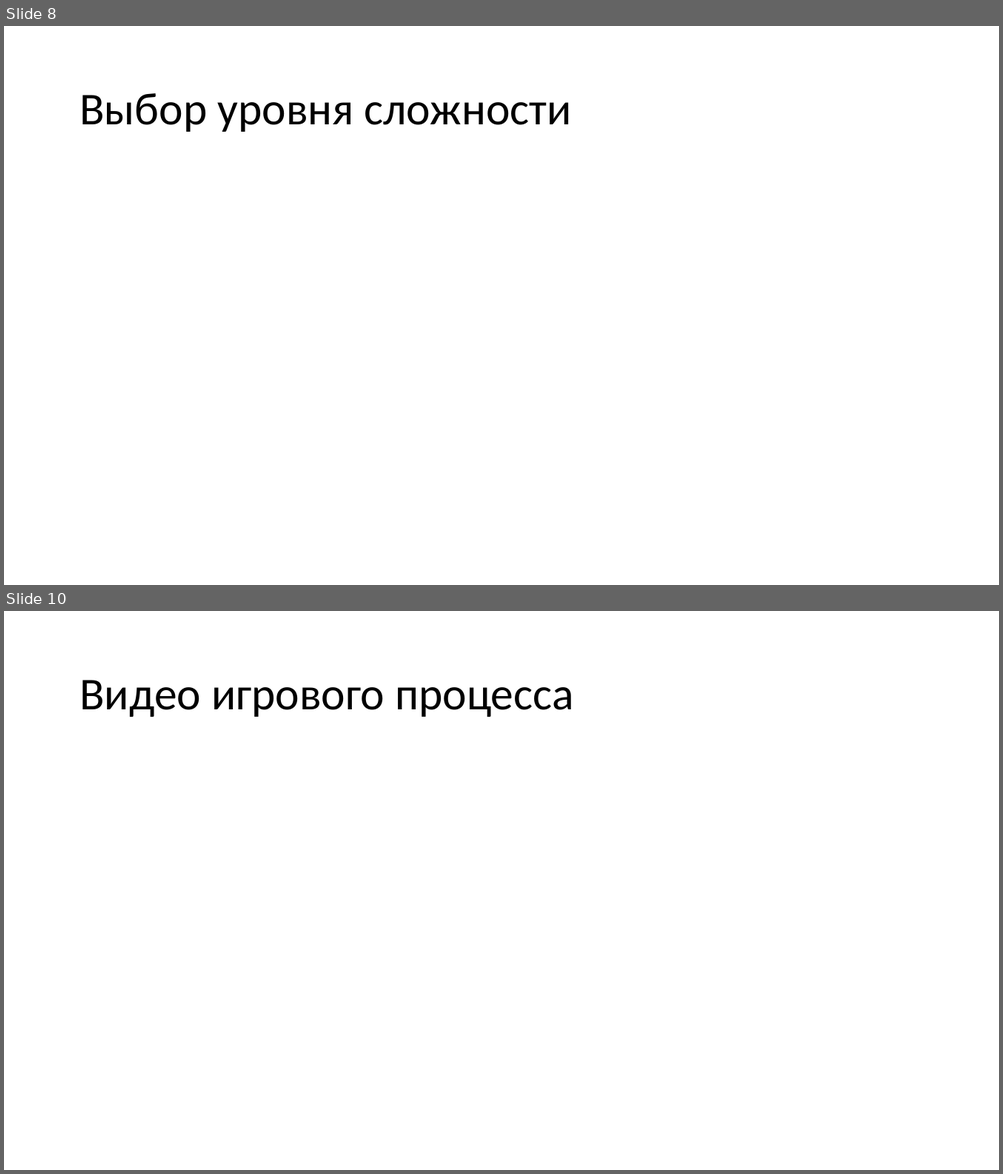
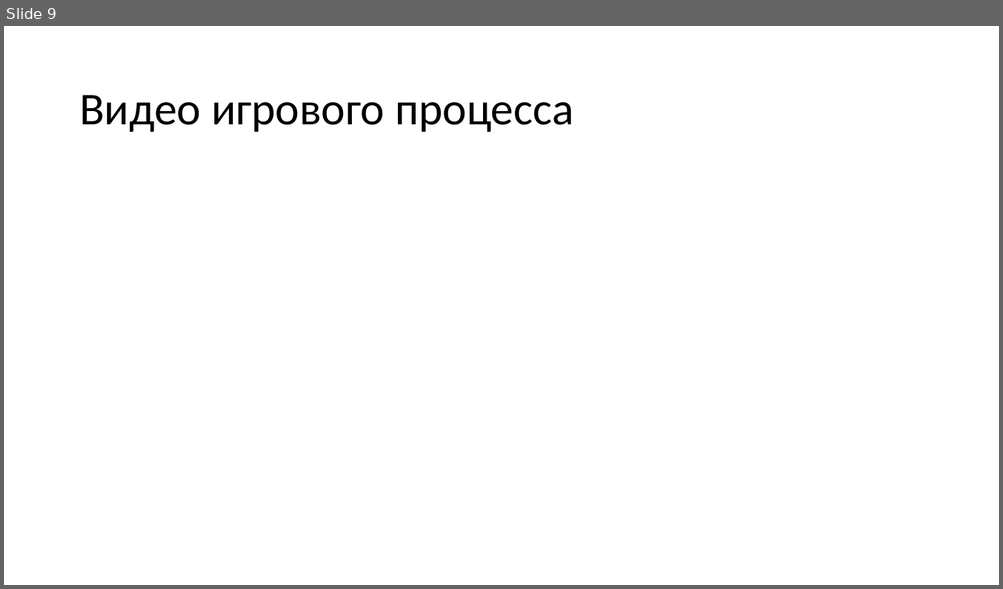
Before and after one commit to Finin1/pygame-project-ninja-platformer, a slide deck: Презентация.pptx. Shown one above the other, each under a label of ours: slides 8 and 10 before the commit, slide 9 after it; the slides between them are not shown. The pictures are 1003x1174 and 1003x589 pixels, drawn with LibreOffice and Linux fonts; fonts in the diff are those of the drawing. Boxes give left, top, right and bottom in pixels: in the first picture for what was removed or moved away, otherwise in the second. Text is boxed around its words. In the diff, an @@ line names an element or a change of style, - is before the commit and + after.

```diff
--- a/Презентация.pptx
+++ b/Презентация.pptx
@@ slide 8 removed at (4, 26, 999, 585), background #FFFFFF @@
@@ title removed at (79, 93, 572, 132) @@
-Выбор уровня сложности
@@ what was slide 10 is now slide 9 @@
```
Also in this commit, not shown: 2 slides changed.
